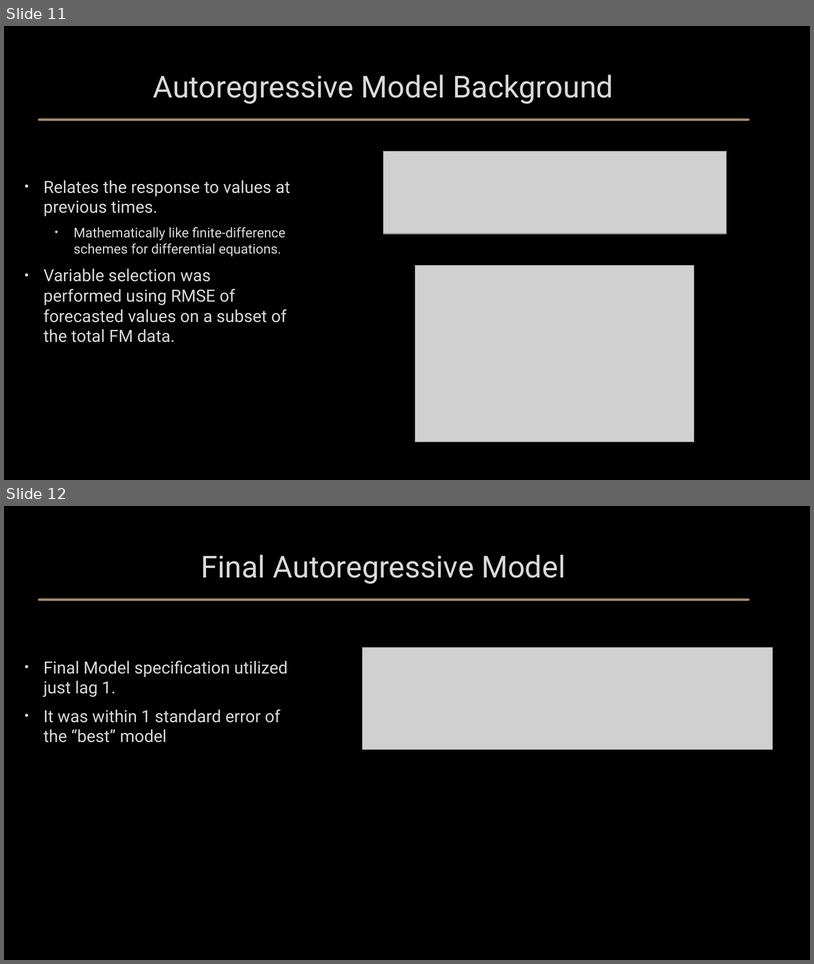
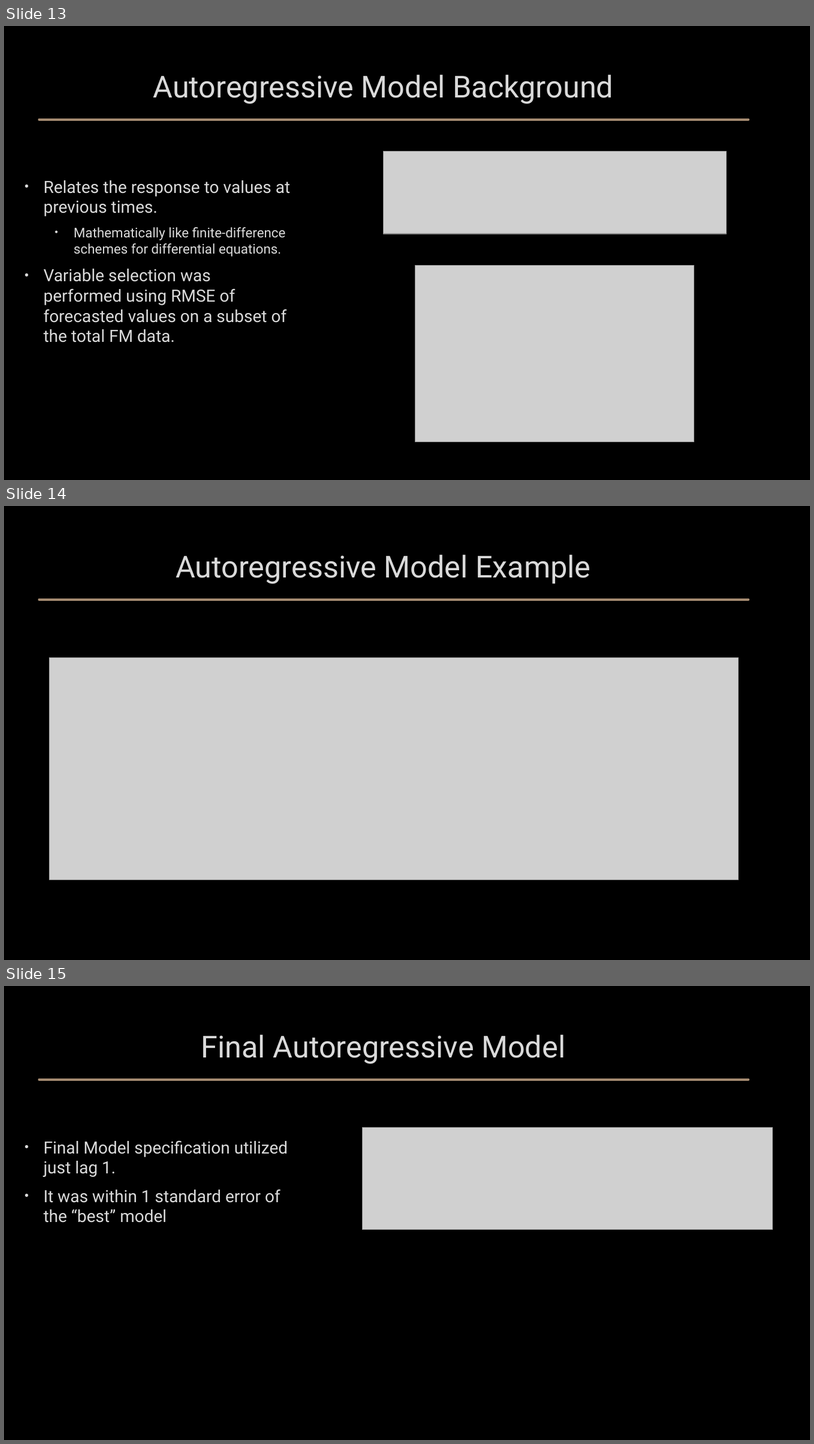
Before and after one commit to jh-206/Custom-Loss-FMDA, a slide deck: Presentations/class final slides.pptx. Shown one above the other, each under a label of ours: slides 11 and 12 before the commit, slides 13, 14 and 15 after it. The pictures are 814x964 and 814x1444 pixels, drawn with LibreOffice and Linux fonts; fonts in the diff are those of the drawing; grey boxes stand for pictures; background and template pictures are left out. Boxes give left, top, right and bottom in pixels: in the first picture for what was removed or moved away, otherwise in the second. Text is boxed around its words. In the diff, an @@ line names an element or a change of style, - is before the commit and + after.

```diff
--- a/Presentations/class final slides.pptx
+++ b/Presentations/class final slides.pptx
@@ slide 14 added at bbox=[4, 506, 810, 960], background picture (left out) @@
@@ title added at bbox=[176, 555, 591, 584], 36 pt, text #DADADA @@
+Autoregressive Model Example
@@ line added from (39, 599) to (749, 599), #A58B72 3 pt @@
@@ picture added at bbox=[50, 657, 739, 879] @@
@@ what was slide 11 is now slide 13 @@
@@ what was slide 12 is now slide 15 @@
```
Also in this commit, not shown: 2 slides changed, 3 other slides added.
